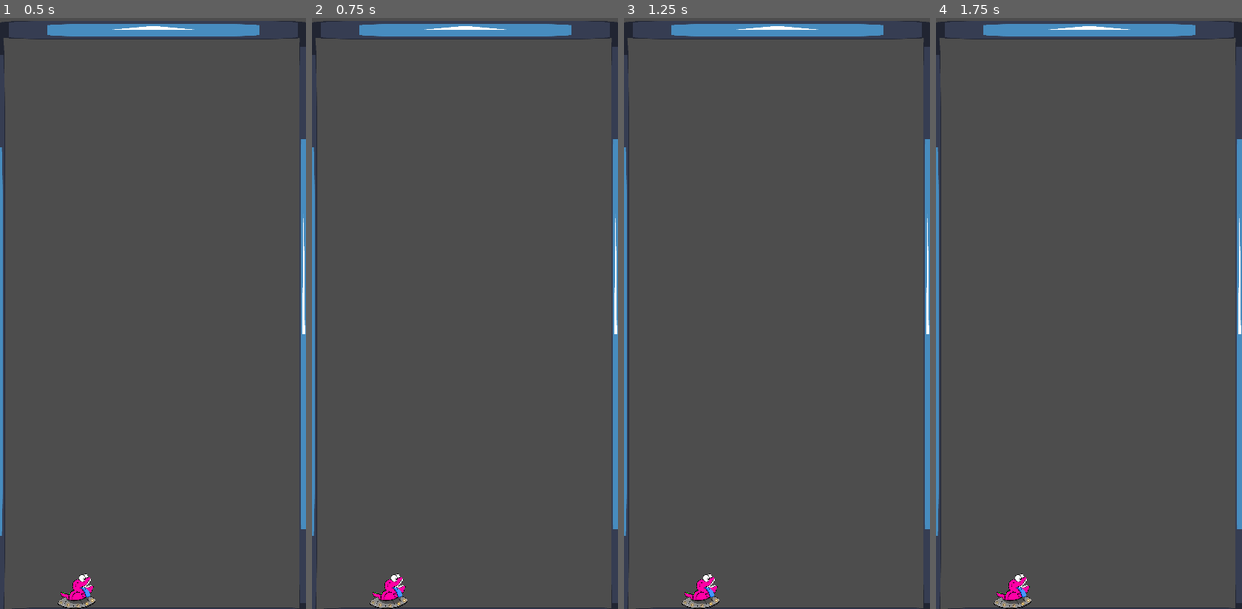
Above: before the commit, frames 1-4 (left to right).
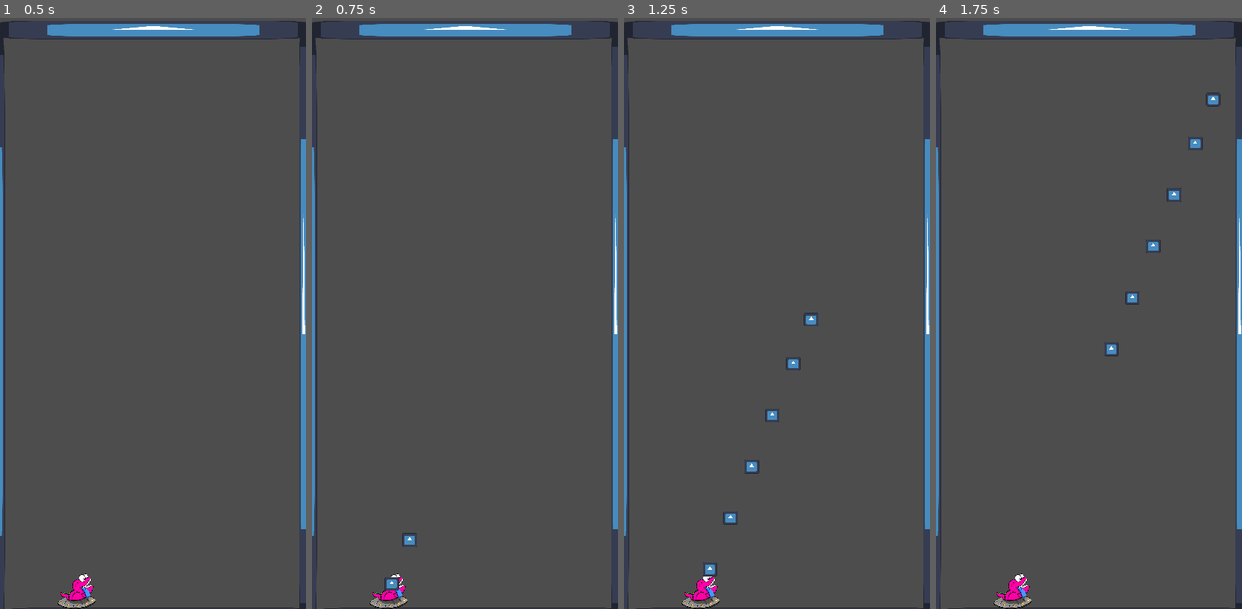
Above: after the commit, the same moments.

Repository: MarcelSunyer/Godot_BBTan
Game: Godot game, scene res://Scenes/Scena_Game.tscn
Same seed, same stepped clock (60 frames per second), same inputs: the game is played once before the commit and once after it. Before the commit the project starts from res://Scenas/Scena_Game.tscn. The engine's default icon, where the game draws it, is replaced by a stand-in: a white triangle on a blue panel in a dark square.
Inputs (mouse positions are in pixels of both pictures, inside the frame that each line leads up to):
- Up to frame 1 (0.5 s): no input
- Up to frame 2 (0.75 s): tap Enter at 0.5 s; move the mouse to (532, 283) at 0.52 s; click (532, 283) at 0.6 s
- Up to frame 3 (1.25 s): no input
- Up to frame 4 (1.75 s): move the mouse to (1027, 343) at 1.27 s; click (1027, 343) at 1.35 s

Frame 1 is identical in both runs. In frame 2, 0.2% of the frame differs, in the area x 23-35%, y 87-97%; in frame 3, 0.4%, in the area x 25-64%, y 49-95%; in frame 4, 0.4%.

Commit message:
Soc fuckdown

Diff:
--- a/Scenas/Scena_Game.tscn
+++ /dev/null
@@ -1,90 +0,0 @@
-[gd_scene load_steps=7 format=3 uid="uid://bwhu6kbxplsve"]
-
-[ext_resource type="Texture2D" uid="uid://dgx2rkhrgxhxt" path="res://icon.svg" id="1_cvka2"]
-[ext_resource type="Texture2D" uid="uid://b0vo4jgxpfipm" path="res://Imagenes/Glotooon.png" id="2_g1156"]
-[ext_resource type="Script" path="res://Scritps/Apuntado.gd" id="3_a8uqa"]
-[ext_resource type="Script" path="res://Scritps/Shoots.gd" id="4_mehxb"]
-
-[sub_resource type="RectangleShape2D" id="RectangleShape2D_sim8r"]
-size = Vector2(127, 127)
-
-[sub_resource type="RectangleShape2D" id="RectangleShape2D_jvq44"]
-size = Vector2(920.818, 80.0002)
-
-[node name="Node2D" type="Node2D"]
-position = Vector2(-236, 180)
-scale = Vector2(0.955672, 1)
-
-[node name="Camera2D" type="Camera2D" parent="."]
-position = Vector2(246.947, 251)
-
-[node name="Walls" type="Node2D" parent="."]
-
-[node name="StaticBody2D" type="StaticBody2D" parent="Walls"]
-position = Vector2(2.09277, -180)
-scale = Vector2(3.71174, 0.211435)
-
-[node name="Sprite2D" type="Sprite2D" parent="Walls/StaticBody2D"]
-position = Vector2(66, 66)
-texture = ExtResource("1_cvka2")
-
-[node name="CollisionShape2D" type="CollisionShape2D" parent="Walls/StaticBody2D"]
-position = Vector2(64.5, 64.5)
-shape = SubResource("RectangleShape2D_sim8r")
-
-[node name="StaticBody2D2" type="StaticBody2D" parent="Walls"]
-position = Vector2(10.4638, 684)
-scale = Vector2(3.7564, 0.205573)
-
-[node name="Sprite2D" type="Sprite2D" parent="Walls/StaticBody2D2"]
-position = Vector2(66, 66)
-texture = ExtResource("1_cvka2")
-
-[node name="CollisionShape2D" type="CollisionShape2D" parent="Walls/StaticBody2D2"]
-position = Vector2(64.3475, 68.1023)
-shape = SubResource("RectangleShape2D_sim8r")
-
-[node name="StaticBody2D3" type="StaticBody2D" parent="Walls"]
-position = Vector2(-3.13915, -171)
-scale = Vector2(0.162683, 6.81913)
-
-[node name="Sprite2D" type="Sprite2D" parent="Walls/StaticBody2D3"]
-position = Vector2(66, 66)
-texture = ExtResource("1_cvka2")
-
-[node name="CollisionShape2D" type="CollisionShape2D" parent="Walls/StaticBody2D3"]
-position = Vector2(64.5, 64.5)
-shape = SubResource("RectangleShape2D_sim8r")
-
-[node name="StaticBody2D4" type="StaticBody2D" parent="Walls"]
-position = Vector2(485.522, -183)
-rotation = 3.14159
-scale = Vector2(0.103432, -6.82742)
-
-[node name="Sprite2D" type="Sprite2D" parent="Walls/StaticBody2D4"]
-position = Vector2(66, 66)
-texture = ExtResource("1_cvka2")
-
-[node name="CollisionShape2D" type="CollisionShape2D" parent="Walls/StaticBody2D4"]
-position = Vector2(64.5, 64.5)
-shape = SubResource("RectangleShape2D_sim8r")
-
-[node name="Glotooon" type="Sprite2D" parent="."]
-position = Vector2(128.705, 660)
-scale = Vector2(0.05, 0.05)
-texture = ExtResource("2_g1156")
-
-[node name="CharacterBody2D" type="CharacterBody2D" parent="Glotooon"]
-script = ExtResource("3_a8uqa")
-
-[node name="CollisionShape2D" type="CollisionShape2D" parent="Glotooon/CharacterBody2D"]
-position = Vector2(-20.928, 400)
-scale = Vector2(0.999999, 0.999999)
-shape = SubResource("RectangleShape2D_jvq44")
-
-[node name="Shoot" type="CharacterBody2D" parent="Glotooon"]
-position = Vector2(565.052, 0)
-scale = Vector2(20, 20)
-script = ExtResource("4_mehxb")
-balls = 2
-interval_vall_spawn = 1.0
--- a/Scenas/Ball.tscn
+++ b/Scenes/Ball.tscn
@@ -7,8 +7,9 @@
 radius = 22.4722
 
 [node name="Ball" type="CharacterBody2D"]
-position = Vector2(351, 366)
-scale = Vector2(-1, 0.855)
+position = Vector2(0, -6)
+scale = Vector2(-11.009, 9.35899)
+collision_layer = 0
 script = ExtResource("1_a2ubv")
 
 [node name="CollisionShape2D" type="CollisionShape2D" parent="."]
--- /dev/null
+++ b/Scenes/Scena_Game.tscn
@@ -0,0 +1,89 @@
+[gd_scene load_steps=7 format=3 uid="uid://bwhu6kbxplsve"]
+
+[ext_resource type="Texture2D" uid="uid://dgx2rkhrgxhxt" path="res://icon.svg" id="1_0wesq"]
+[ext_resource type="Texture2D" uid="uid://b0vo4jgxpfipm" path="res://Imagenes/Glotooon.png" id="2_fqk5b"]
+[ext_resource type="Script" path="res://Scritps/Apuntado.gd" id="3_ffui0"]
+[ext_resource type="Script" path="res://Scritps/Shoots.gd" id="4_0ttpa"]
+
+[sub_resource type="RectangleShape2D" id="RectangleShape2D_sim8r"]
+size = Vector2(127, 127)
+
+[sub_resource type="RectangleShape2D" id="RectangleShape2D_jvq44"]
+size = Vector2(920.818, 80.0002)
+
+[node name="Node2D" type="Node2D"]
+position = Vector2(-236, 180)
+scale = Vector2(0.955672, 1)
+
+[node name="Walls" type="Node2D" parent="."]
+
+[node name="StaticBody2D" type="StaticBody2D" parent="Walls"]
+position = Vector2(2.09277, -180)
+scale = Vector2(3.71174, 0.211435)
+
+[node name="Sprite2D" type="Sprite2D" parent="Walls/StaticBody2D"]
+position = Vector2(66, 66)
+texture = ExtResource("1_0wesq")
+
+[node name="CollisionShape2D" type="CollisionShape2D" parent="Walls/StaticBody2D"]
+position = Vector2(64.5, 64.5)
+shape = SubResource("RectangleShape2D_sim8r")
+
+[node name="StaticBody2D2" type="StaticBody2D" parent="Walls"]
+position = Vector2(10.4638, 684)
+scale = Vector2(3.7564, 0.205573)
+
+[node name="Sprite2D" type="Sprite2D" parent="Walls/StaticBody2D2"]
+position = Vector2(66, 66)
+texture = ExtResource("1_0wesq")
+
+[node name="CollisionShape2D" type="CollisionShape2D" parent="Walls/StaticBody2D2"]
+position = Vector2(64.3475, 68.1023)
+shape = SubResource("RectangleShape2D_sim8r")
+
+[node name="StaticBody2D3" type="StaticBody2D" parent="Walls"]
+position = Vector2(-3.13915, -171)
+scale = Vector2(0.162683, 6.81913)
+
+[node name="Sprite2D" type="Sprite2D" parent="Walls/StaticBody2D3"]
+position = Vector2(66, 66)
+texture = ExtResource("1_0wesq")
+
+[node name="CollisionShape2D" type="CollisionShape2D" parent="Walls/StaticBody2D3"]
+position = Vector2(64.5, 64.5)
+shape = SubResource("RectangleShape2D_sim8r")
+
+[node name="StaticBody2D4" type="StaticBody2D" parent="Walls"]
+position = Vector2(485.522, -183)
+rotation = 3.14159
+scale = Vector2(0.103432, -6.82742)
+
+[node name="Sprite2D" type="Sprite2D" parent="Walls/StaticBody2D4"]
+position = Vector2(66, 66)
+texture = ExtResource("1_0wesq")
+
+[node name="CollisionShape2D" type="CollisionShape2D" parent="Walls/StaticBody2D4"]
+position = Vector2(64.5, 64.5)
+shape = SubResource("RectangleShape2D_sim8r")
+
+[node name="Glotooon" type="Sprite2D" parent="."]
+position = Vector2(128.705, 660)
+scale = Vector2(0.05, 0.05)
+texture = ExtResource("2_fqk5b")
+
+[node name="CharacterBody2D" type="CharacterBody2D" parent="Glotooon"]
+script = ExtResource("3_ffui0")
+
+[node name="CollisionShape2D" type="CollisionShape2D" parent="Glotooon/CharacterBody2D"]
+position = Vector2(-20.928, 400)
+scale = Vector2(0.999999, 0.999999)
+shape = SubResource("RectangleShape2D_jvq44")
+
+[node name="Shoot" type="CharacterBody2D" parent="Glotooon"]
+position = Vector2(565.052, 0)
+scale = Vector2(-97.307, 100)
+script = ExtResource("4_0ttpa")
+
+[node name="Camera2D" type="Camera2D" parent="."]
+position = Vector2(246.947, 251)
+scale = Vector2(1, 1)
--- a/Scritps/Shoots.gd
+++ b/Scritps/Shoots.gd
@@ -5,14 +5,15 @@
 
 var y_limit = 800
 
+var collision_info
+
 var left_click = false
+var right_click = false
 var can_move = false
 var moving = false
 
-@export var balls = 5  # Número de bolas en la ráfaga
-@export var interval_vall_spawn = 0.1
-
-var direction
+var burst_count = 5  # Número de bolas en la ráfaga
+var burst_interval = 0.1
 
 func _physics_process(delta):
 	left_click = Input.is_action_just_pressed("Left_click")
@@ -24,25 +25,34 @@
 	if !moving:
 		if left_click:
 			if position_clicked.y < y_limit:
+				var direction = (position_clicked - global_position).normalized()
+				ball_speed = direction * 700
+				can_move = true
+				moving =true
 				start_burst()
-				can_move = true
-				moving = true
+				shoot_ball(direction)
+
+
+	if can_move:
+		collision_info = move_and_collide(ball_speed * delta)
+		if collision_info:
+			ball_speed = ball_speed.bounce(collision_info.get_normal())
 
 func start_burst():
-	direction = (position_clicked - global_position).normalized()
+	var direction = (position_clicked - global_position).normalized()
 	ball_speed = direction * 700
-	for i in range(balls):
+	# Inicia la ráfaga de disparos
+	await get_tree().create_timer(burst_interval).timeout
+	for i in range(burst_count):
+		if not can_move:
+			break
 		shoot_ball(direction)
-		await get_tree().create_timer(interval_vall_spawn).timeout
+		await get_tree().create_timer(burst_interval).timeout
 
 func shoot_ball(direction):
 	# Crear una nueva instancia de la bola aquí (asegúrate de tener una escena de bola preparada)
-	var ball_instance = preload("res://Scenas/Ball.tscn").instantiate()  # Reemplaza con la ruta correcta a tu escena de bola
-	ball_instance.position = Vector2(0,0)  # Posición local de la bola en el emisor
+	var ball_instance = preload("res://Scenes/Ball.tscn").instantiate()  # Reemplaza con la ruta correcta a tu escena de bola
+	ball_instance.position = Vector2(0,0)
+	print_debug(ball_instance.position)
 	ball_instance.ball_speed = direction * 700
-	print_debug(ball_instance.position)
-
-	# Ajustar la posición global de la bola
-	ball_instance.global_position = global_position + ball_instance.position
-
 	get_parent().add_child(ball_instance)
--- a/project.godot
+++ b/project.godot
@@ -11,7 +11,7 @@
 [application]
 
 config/name="BB_Gloton"
-run/main_scene="res://Scenas/Scena_Game.tscn"
+run/main_scene="res://Scenes/Scena_Game.tscn"
 config/features=PackedStringArray("4.2", "Forward Plus")
 config/icon="res://icon.svg"
 
Not shown, added: Scenes/Sce2484.tmp
Not shown, added: Scenes/Sce2550.tmp
